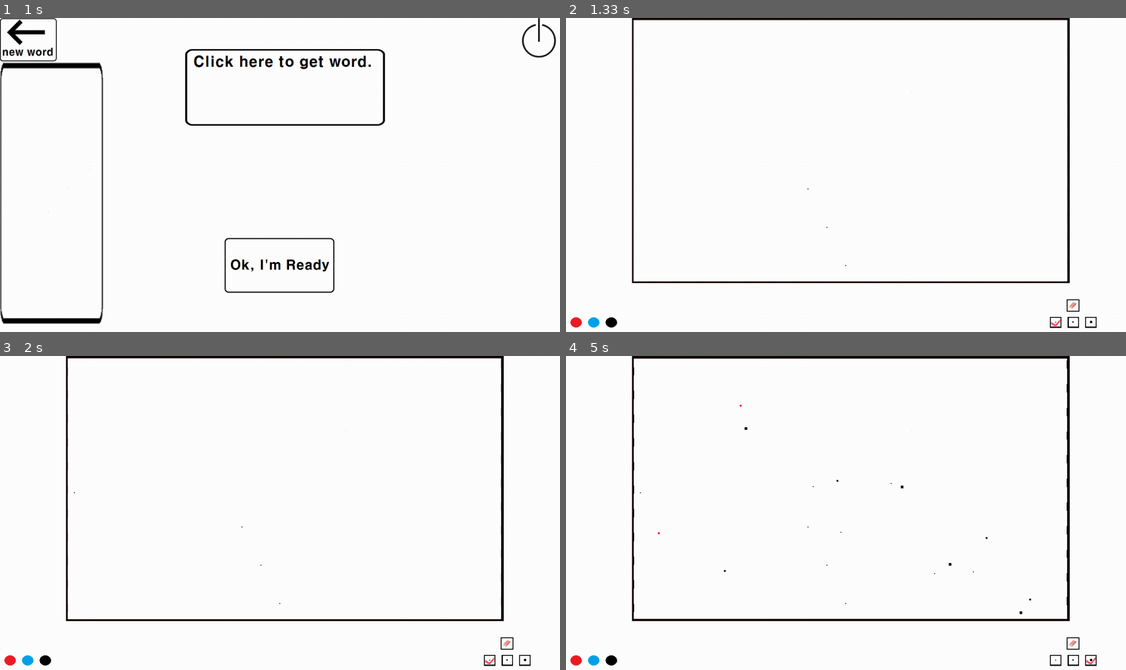
Above: before the commit, frames 1-4 (two rows, left to right).
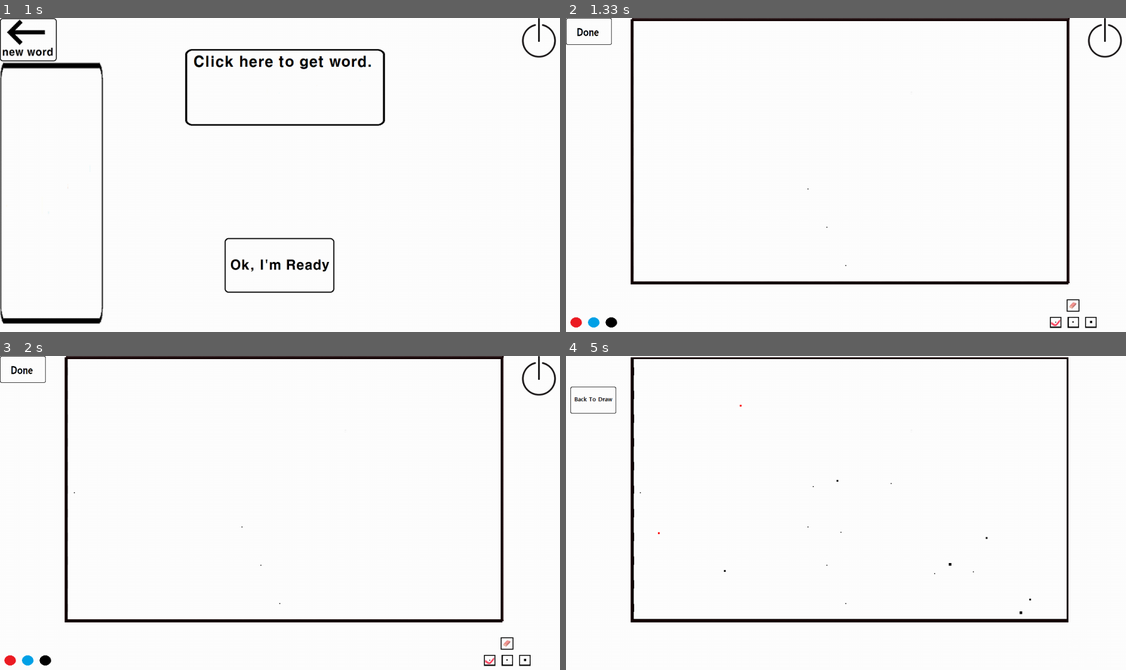
Above: after the commit, the same moments.

Repository: wavyfire/Pygame-CatchMind
Game: pygame game, started from GameManager.py
Same seed, same stepped clock (60 frames per second), same inputs: the game is played once before the commit and once after it.
Inputs (mouse positions are in pixels of both pictures, inside the frame that each line leads up to):
- Up to frame 1 (1 s): press the mouse at (296, 171) at 0.37 s; move the mouse to (352, 124) at 0.47 s; release the mouse at (408, 77) at 0.6 s; click (369, 168) at 0.72 s
- Up to frame 2 (1.33 s): press the mouse at (846, 266) at 1.03 s; move the mouse to (823, 225) at 1.13 s; release the mouse at (806, 187) at 1.27 s
- Up to frame 3 (2 s): click (22, 368) at 1.38 s; press the mouse at (28, 399) at 1.7 s; move the mouse to (50, 447) at 1.8 s; release the mouse at (72, 491) at 1.93 s
- Up to frame 4 (5 s): press the mouse at (1053, 660) at 2.03 s; move the mouse to (935, 572) at 2.13 s; release the mouse at (812, 484) at 2.27 s; click (801, 632) at 2.38 s; press the mouse at (1053, 660) at 2.7 s; move the mouse to (974, 572) at 2.8 s; release the mouse at (890, 481) at 2.93 s; click (840, 531) at 3.05 s; press the mouse at (1075, 660) at 3.37 s; move the mouse to (1030, 597) at 3.47 s; release the mouse at (986, 538) at 3.6 s; press the mouse at (577, 660) at 3.7 s; move the mouse to (655, 531) at 3.8 s; release the mouse at (739, 406) at 3.93 s; press the mouse at (610, 660) at 4.03 s; move the mouse to (722, 569) at 4.13 s; release the mouse at (834, 478) at 4.27 s; press the mouse at (1092, 660) at 4.37 s; move the mouse to (1019, 610) at 4.47 s; release the mouse at (946, 563) at 4.6 s; press the mouse at (588, 368) at 4.7 s; move the mouse to (745, 428) at 4.8 s; release the mouse at (902, 484) at 4.93 s

Frame 1 is identical in both runs. In frame 2, 2.0% of the frame differs, in the area x 0-100%, y 0-85%; in frame 3, 1.9%; in frame 4, 2.4%, in the area x 0-95%, y 0-99%.

Commit message:
이전 화면으로 돌아가도 그림이 남아서, 계속 수정이 가능하도록 변경.
투명으로 뚫린 배경을 계속 덮어 씌우는 방식으로 화면을 바꿔주는 것이라
알게모르게 메모리 속에 쓰레기값들이 쌓이고 있을건데,
어차피 jpg들이라 수천 수백번 반복하지 않는 한 괜찮을 것 같습니다.

Diff:
--- a/GameManager.py
+++ b/GameManager.py
@@ -148,10 +148,17 @@
                             size = 3
                         if self.Drawing.clickCheck() == 'Eraser':
                             screen.blit(self.background, (0, 0)) # 화면 저장 기능이 없어서 덮어버려야합니다.
+                        if self.Drawing.clickCheck() == 'Quit':
+                            done = True
+                        if self.Drawing.clickCheck() == 'Done':
+                            self.Drawing.Off()
+                            self.Guess.On()
 
                     # Guess Scene Click Event
                     if self.Guess.Trigger:
-                        pass
+                        if self.Guess.clickCheck() == 'BackToDraw':
+                            self.Guess.Off()
+                            self.Drawing.On()
 
                     # Result Scene Click Event
                     if self.Result.Trigger:
--- a/GameScenes.py
+++ b/GameScenes.py
@@ -189,17 +189,21 @@
 
     def __init__(self):
         super().__init__()
+        self.DrawBackGround = pygame.image.load('images/DrawBackGround.png')
         self.SketchBook = Button((150, 0), 'images/SketchBook.png')
-        self.PickRed = Button((10,680), 'images/PickRed.png')
-        self.PickBlue = Button((50,680), 'images/PickBlue.png')
-        self.PickBlack = Button((90,680), 'images/PickBlack.png')
-        self.DotSize1 = Button((1100,680), 'images/DotSize1.png')
-        self.DotSize2 = Button((1140,680), 'images/DotSize2.png')
-        self.DotSize3 = Button((1180,680), 'images/DotSize3.png')
+        self.PickRed = Button((10, 680), 'images/PickRed.png')
+        self.PickBlue = Button((50, 680), 'images/PickBlue.png')
+        self.PickBlack = Button((90, 680), 'images/PickBlack.png')
+        self.DotSize1 = Button((1100, 680), 'images/DotSize1.png')
+        self.DotSize2 = Button((1140, 680), 'images/DotSize2.png')
+        self.DotSize3 = Button((1180, 680), 'images/DotSize3.png')
         self.Eraser = Button((1138, 640), 'images/Eraser.png')
+        self.DoneButton = Button((0, 0), 'images/Done.png')
+        self.QuitButton = Button((1180, 0), 'images/QuitButton.png')
         self.Trigger = 0
 
     def startScene(self,screen):
+        screen.blit(self.DrawBackGround, (0, 0))
         self.SketchBook.draw(screen)
         self.PickRed.draw(screen)
         self.PickBlue.draw(screen)
@@ -208,6 +212,8 @@
         self.DotSize2.draw(screen)
         self.DotSize3.draw(screen)
         self.Eraser.draw(screen)
+        self.DoneButton.draw(screen)
+        self.QuitButton.draw(screen)
 
     def clickCheck(self):
         if self.SketchBook.clickChecker():
@@ -226,6 +232,10 @@
             return 'DotSize3'
         if self.Eraser.clickChecker():
             return 'Eraser'
+        if self.DoneButton.clickChecker():
+            return 'Done'
+        if self.QuitButton.clickChecker():
+            return 'Quit'
 
     def Sketch(self, screen, color, size, mouseX, mouseY):
             for i in range(0, size*2):
@@ -264,14 +274,18 @@
 
     def __init__(self):
         super().__init__()
+        self.BackToDraw = Button((10, 70), 'images/BackToDraw.png')
+        self.DrawBackGround = pygame.image.load('images/GuessBackGround.png')
         self.Trigger = 0
-        pass
 
     def startScene(self,screen):
-        pass
-
-    def clickCheck(self):
-        pass
+        screen.blit(self.DrawBackGround, (0, 0))
+        self.BackToDraw.draw(screen)
+
+
+    def clickCheck(self):
+        if self.BackToDraw.clickChecker():
+            return 'BackToDraw'
 
     def On(self):
         self.Trigger = True
Binary file added: images/BackToDraw.png
Binary file added: images/Done.png
Binary file added: images/DrawBackGround.png
Binary file added: images/GuessBackGround.png
Not shown, changed: 도식도.pptx
